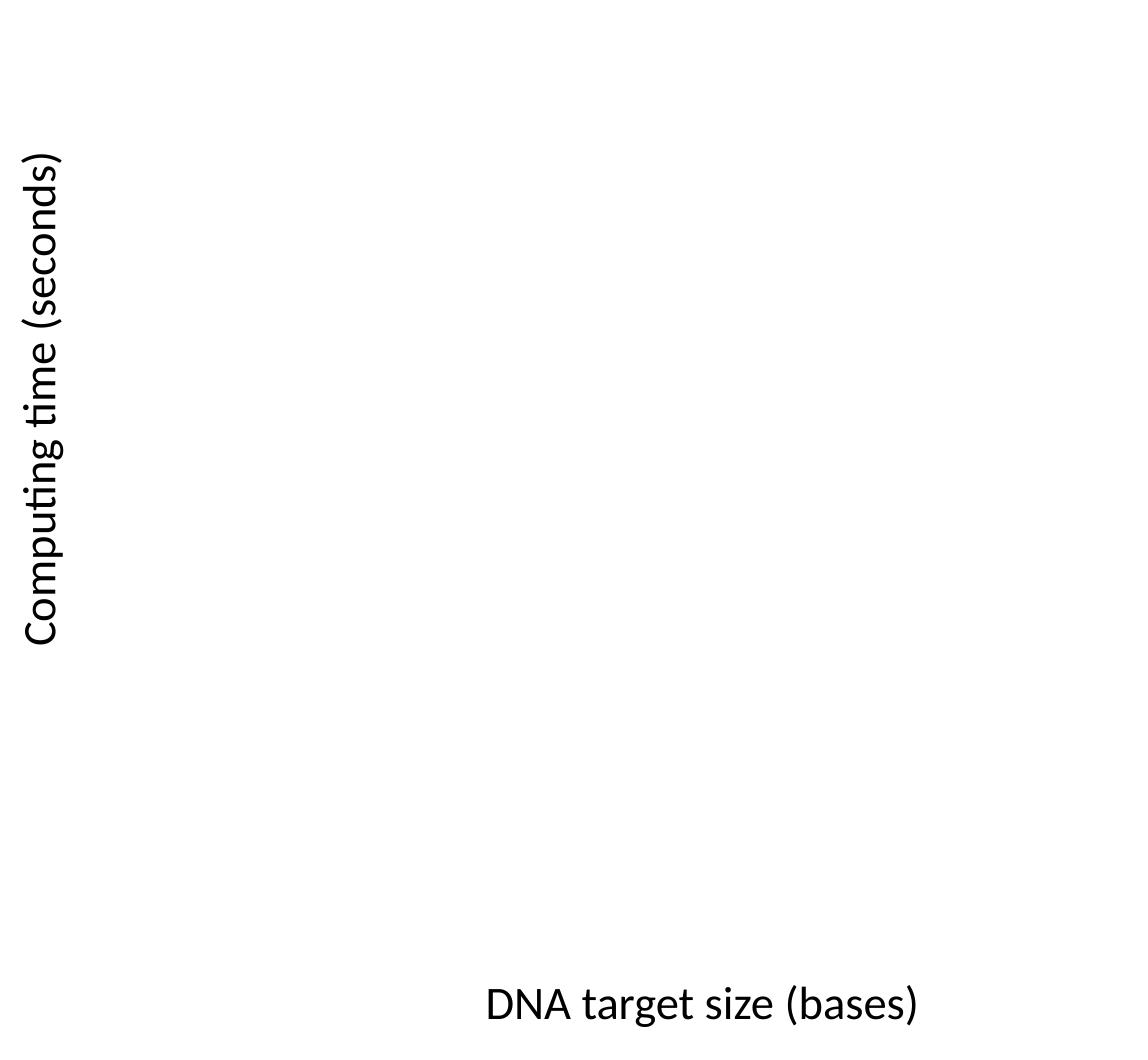
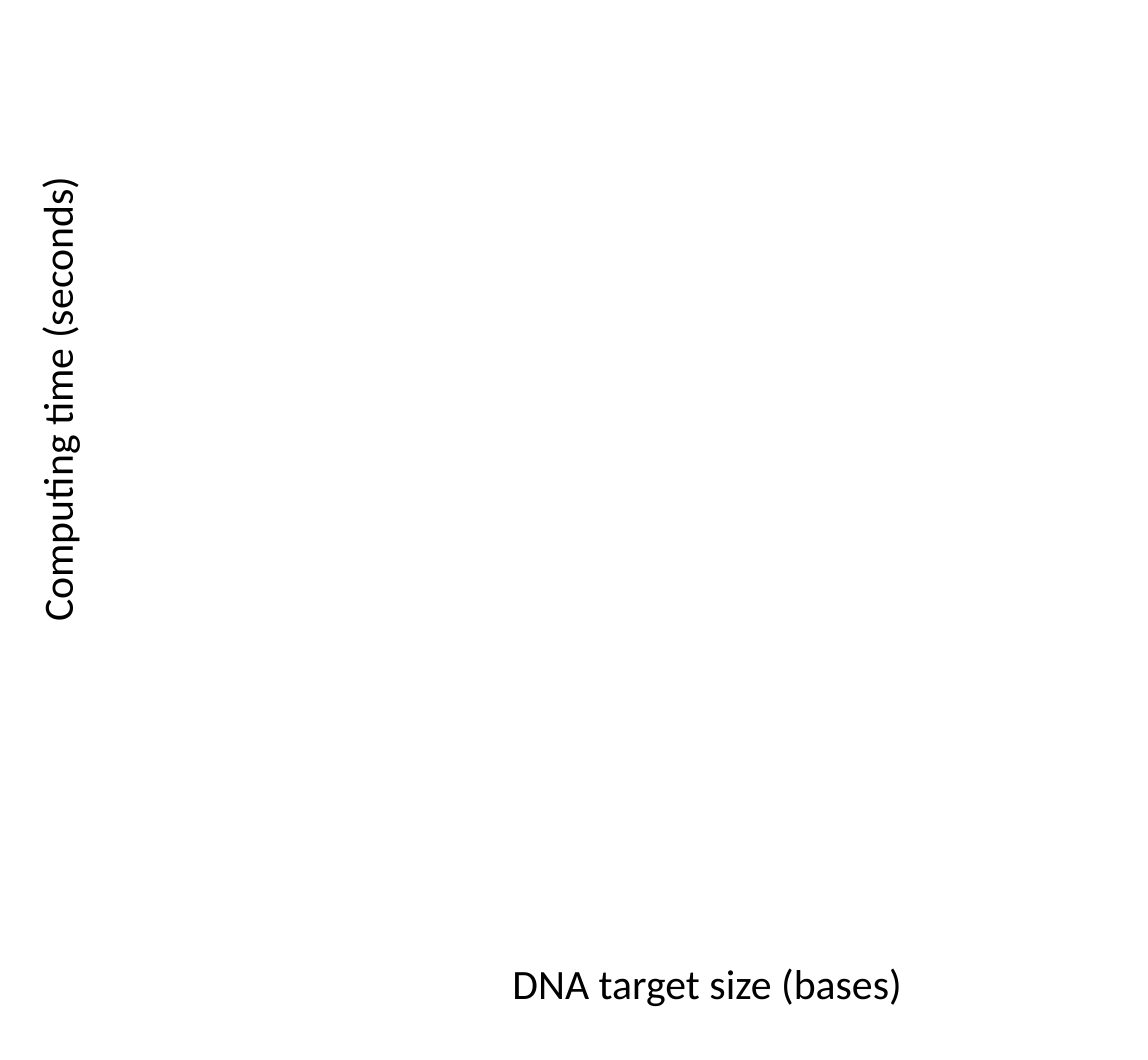
Before and after one commit to crisprVerse/crisprVersePaper, a slide deck: slide 1 of figures/speed/speedAcrossTools.pptx. Drawn at 1148x1060 pixels with LibreOffice and Linux fonts; fonts in the diff are those of the drawing; background and template pictures are left out. Boxes give left, top, right and bottom in pixels: in the first picture for what was removed or moved away, otherwise in the second. Text is boxed around its words. In the diff, an @@ line names an element or a change of style, - is before the commit and + after.

```diff
--- a/figures/speed/speedAcrossTools.pptx
+++ b/figures/speed/speedAcrossTools.pptx
@@ text "Computing time (seconds)": place and size @@
-text "Computing time (seconds)" at box(11, 169, 68, 641)
+text "Computing time (seconds)" at box(33, 193, 84, 616)
@@ text "Computing time (seconds)" at box(33, 193, 84, 616): size 19 to 17 pt @@
@@ text "DNA target size (bases)" at box(512, 968, 902, 1006): size 19 to 17 pt @@
@@ text "DNA target size (bases)": place and size @@
-text "DNA target size (bases)" at box(486, 985, 919, 1027)
+text "DNA target size (bases)" at box(512, 968, 902, 1006)
```
Also in this commit, not shown: 2 other files.
